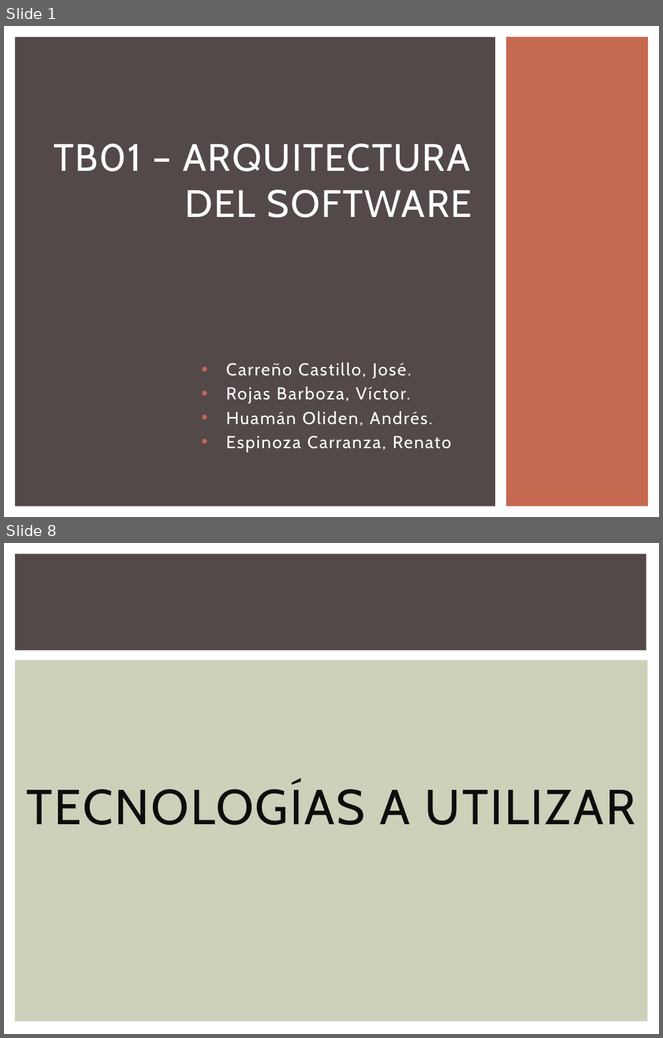
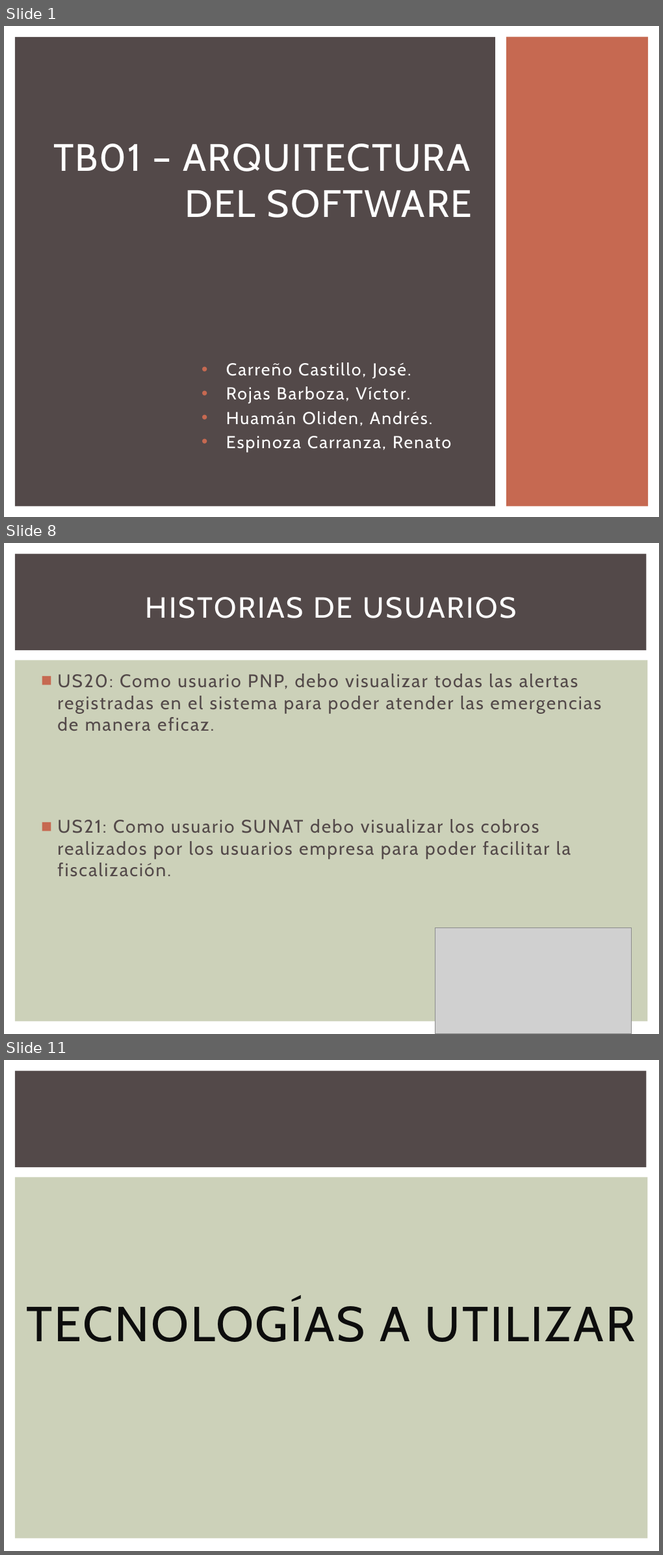
Before and after one commit to GesekCore/Arquitectura-de-Software-2015-01, a slide deck: PPT FINAL.pptx. Shown one above the other, each under a label of ours: slides 1 and 8 before the commit, slides 1, 8 and 11 after it; the slides between them are not shown. The pictures are 663x1038 and 663x1555 pixels, drawn with LibreOffice and Linux fonts; fonts in the diff are those of the drawing; grey boxes stand for pictures. Boxes give left, top, right and bottom in pixels: in the first picture for what was removed or moved away, otherwise in the second. Text is boxed around its words. In the diff, an @@ line names an element or a change of style, - is before the commit and + after.

```diff
--- a/PPT FINAL.pptx
+++ b/PPT FINAL.pptx
@@ slide 8 added at bbox=[4, 543, 659, 1034], background #FFFFFF; not listed: 2 template elements that a slide beside it also shows @@
@@ title added at bbox=[146, 597, 517, 618], 32 pt, text #FFFFFF @@
+HISTORIAS DE USUARIOS
@@ text added at bbox=[57, 674, 601, 876], 20 pt, text #534949 @@
+■ US20: Como usuario PNP, debo visualizar todas las alertas registradas en el sistema para poder atender las emergencias de manera eficaz.
+■ US21: Como usuario SUNAT debo visualizar los cobros realizados por los usuarios empresa para poder facilitar la fiscalización.
@@ picture added at bbox=[435, 928, 632, 1034] @@
@@ what was slide 8 is now slide 11 @@
```
Also in this commit, not shown: 6 slides changed, 3 other slides added.
